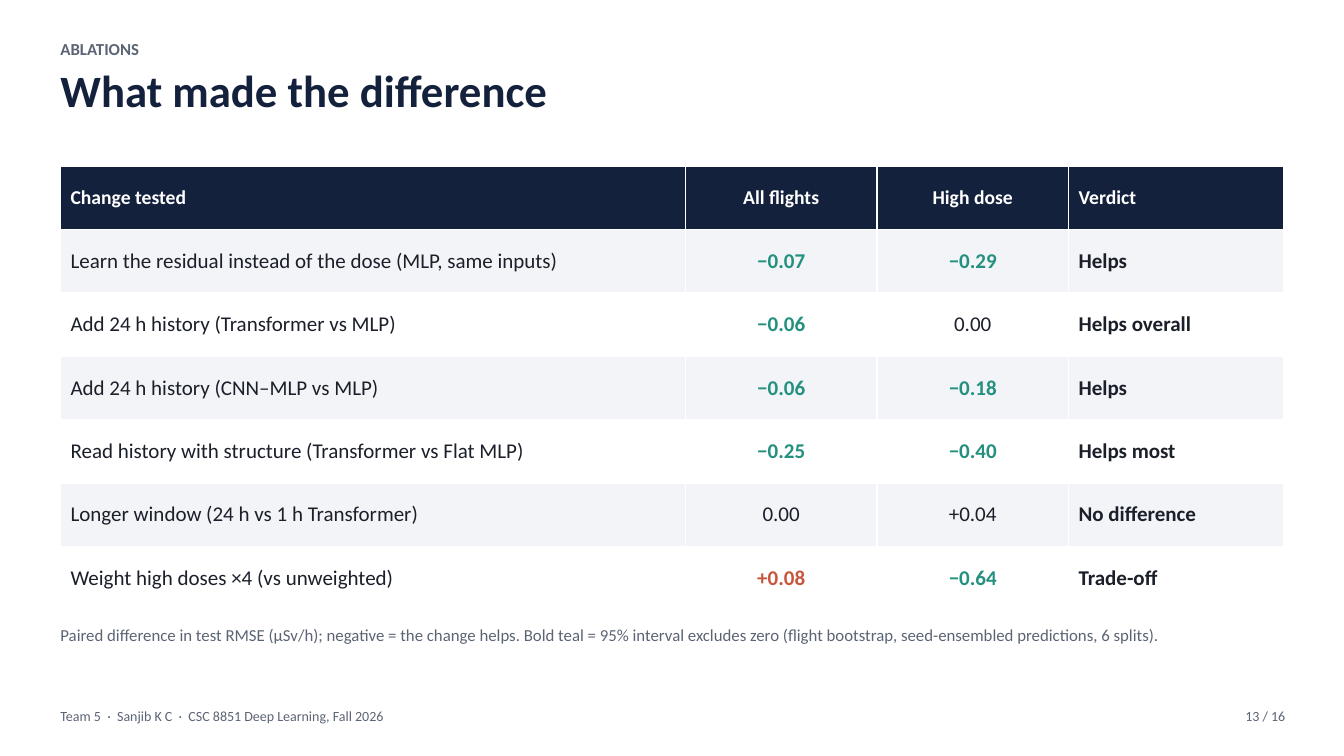
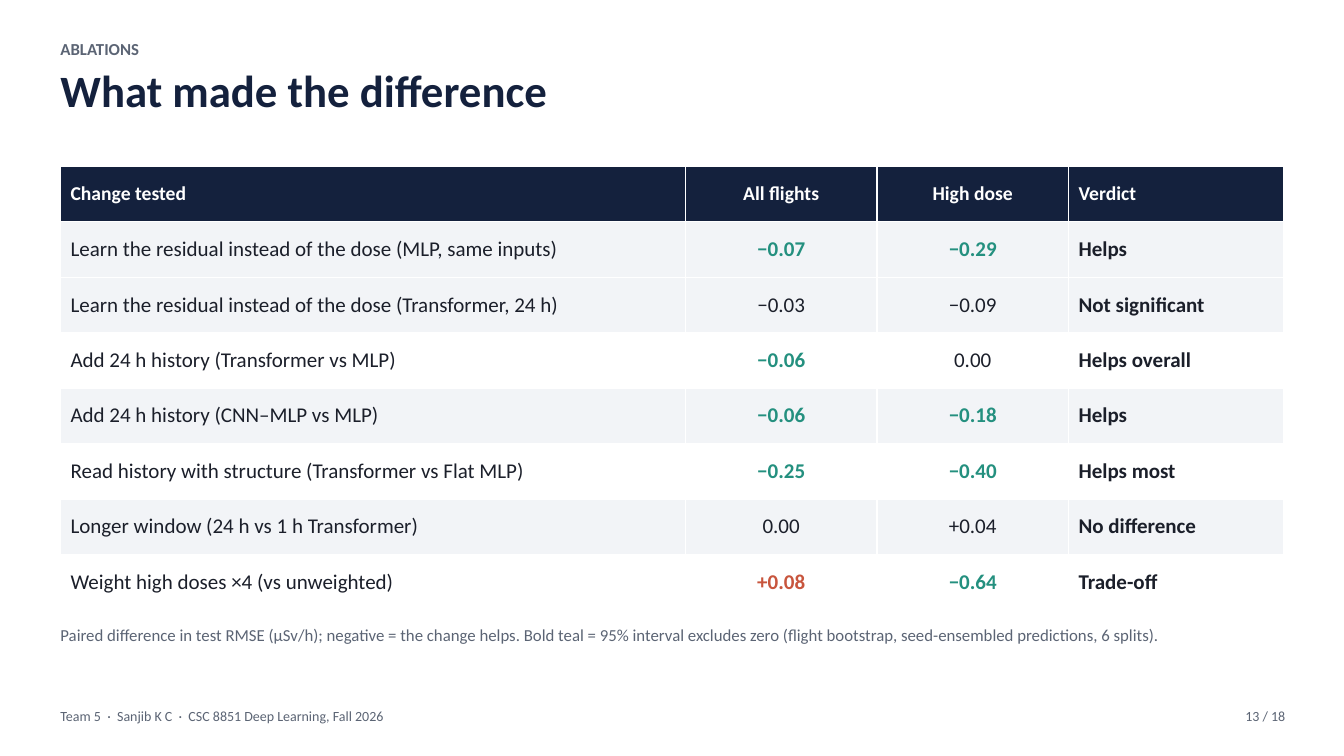
Before and after one commit to thesanjibkc/Deep_learning_project, a slide deck: slide 13 of poster/Team5_Sanjib_KC_slides.pptx. Drawn at 1344x756 pixels with LibreOffice and Linux fonts; fonts in the diff are those of the drawing. Boxes give left, top, right and bottom in pixels: in the first picture for what was removed or moved away, otherwise in the second. Text is boxed around its words. In the diff, an @@ line names an element or a change of style, - is before the commit and + after.

```diff
--- a/poster/Team5_Sanjib_KC_slides.pptx
+++ b/poster/Team5_Sanjib_KC_slides.pptx
@@ table at (60, 166, 1284, 610) @@
+row 3: Learn the residual instead of the dose (Transformer, 24 h) | −0.03 | −0.09 | Not significant
@@ text at (1245, 711, 1285, 721): text changed @@
-13 / 16
+13 / 18
```
Also in this commit, not shown: 15 other slides changed, 2 slides added, 16 other files.
